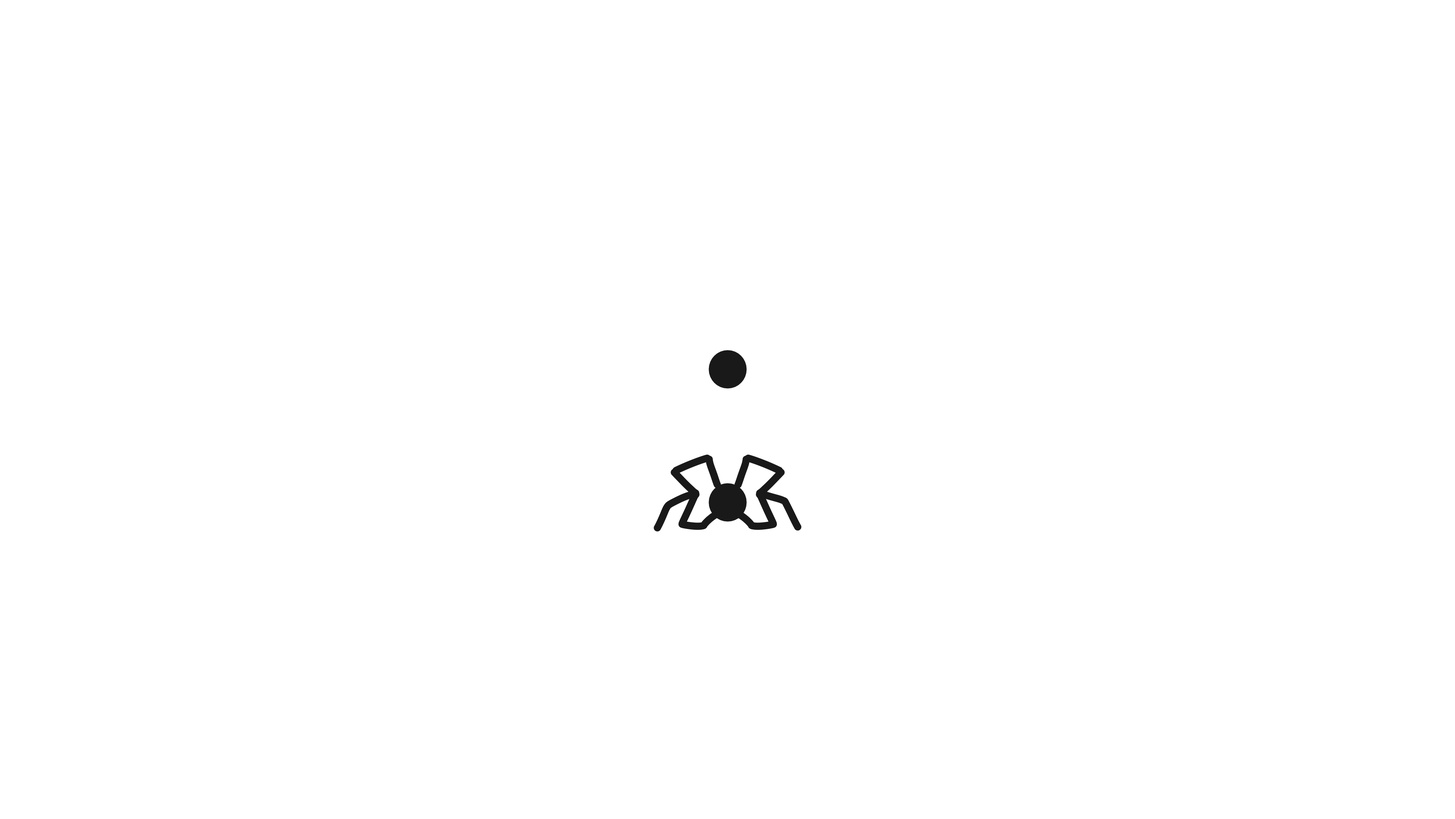
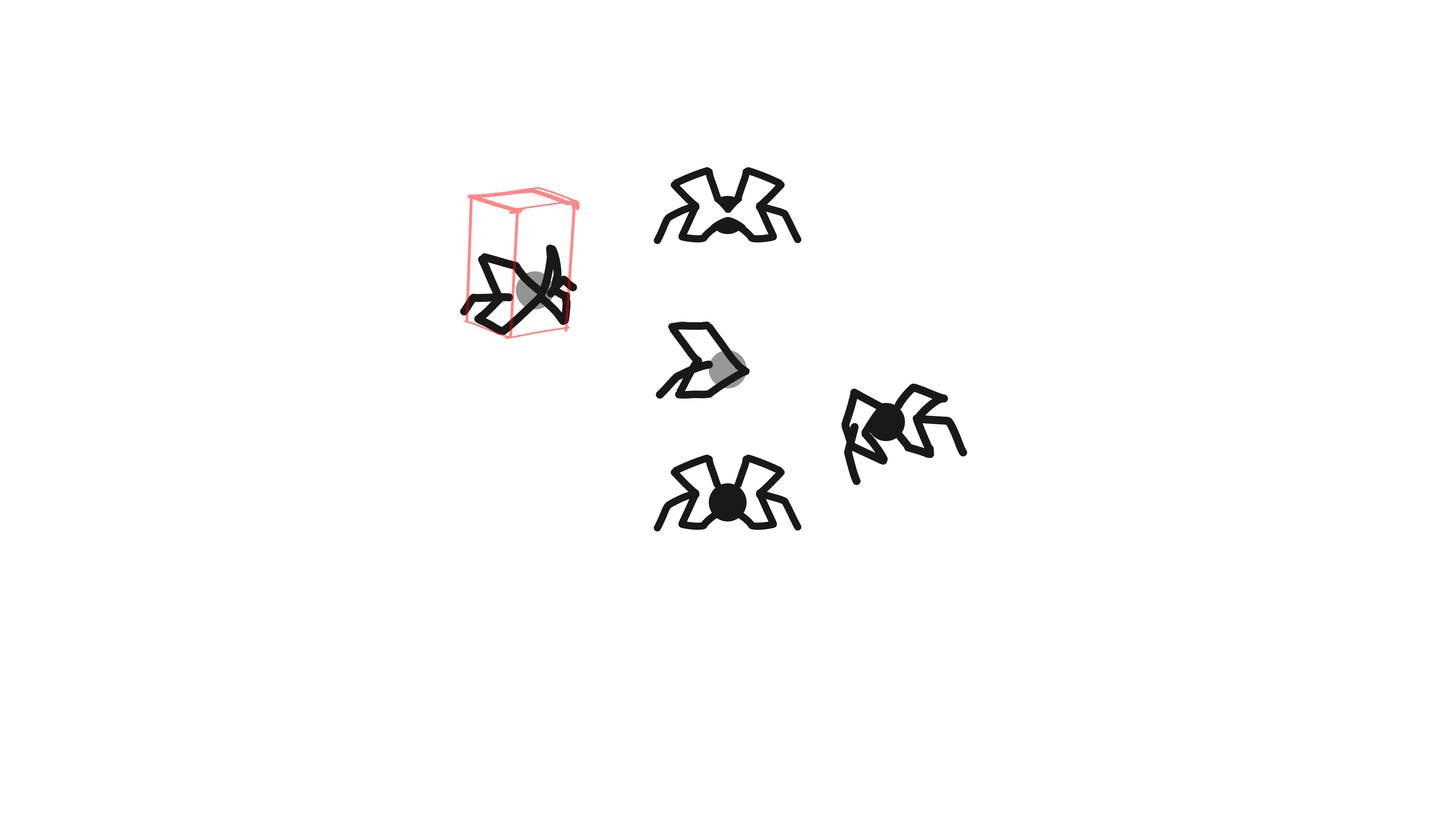
Comparing the layer stacks of the two 1455×819 images. Changes:
added layer "QuartrerBox" (1st of 2) (47%) above "QuartrerBox" over [460, 186, 581, 340]
renamed "Copy of Down" to "Side", moved it above "Up" over [464, 315, 823, 401]
added layer "Paint Layer 7" in group "Side" over [656, 321, 751, 399]
added layer "Paint Layer 6" in group "Side" over [656, 339, 728, 399]
added layer "Copy of Paint Layer 1" (45%) in group "Side" over [679, 339, 751, 399]
hid "Paint Layer 1" (1st of 6, in "Side"), opacity 100% → 43%, moved it into group "Side" over [679, 339, 751, 399]
showed group "Up" (3 layers) over [460, 167, 823, 401]
painted on "Paint Layer 3" (1st of 3, in "Up") over [460, 169, 823, 401]
painted on "Paint Layer 2" (1st of 3, in "Up") over [654, 167, 801, 399]
painted on "Paint Layer 1" (2nd of 6, in "Up") over [679, 169, 777, 399]
removed group "Group 4" (1 layers) from group "Copy of Down" over [679, 339, 751, 399]
added group "TopRight" with 3 layers above "BottomLeft" over [460, 242, 578, 340]
added layer "Paint Layer 9" in group "TopRight" over [460, 266, 578, 316]
added layer "Paint Layer 8" (1st of 2, in "TopRight") in group "TopRight" over [460, 242, 578, 340]
added layer "Paint Layer 1" (5th of 6, in "TopRight") (47%) in group "TopRight" over [509, 242, 578, 339]
added group "BottomLeft" with 3 layers above "Background" over [822, 383, 968, 486]
added layer "Paint Layer 10" in group "BottomLeft" over [822, 383, 968, 486]
added layer "Paint Layer 1" (6th of 6, in "BottomLeft") in group "BottomLeft" over [848, 388, 922, 461]
added layer "Paint Layer 8" (2nd of 2, in "BottomLeft") in group "BottomLeft" over [822, 383, 968, 486]
